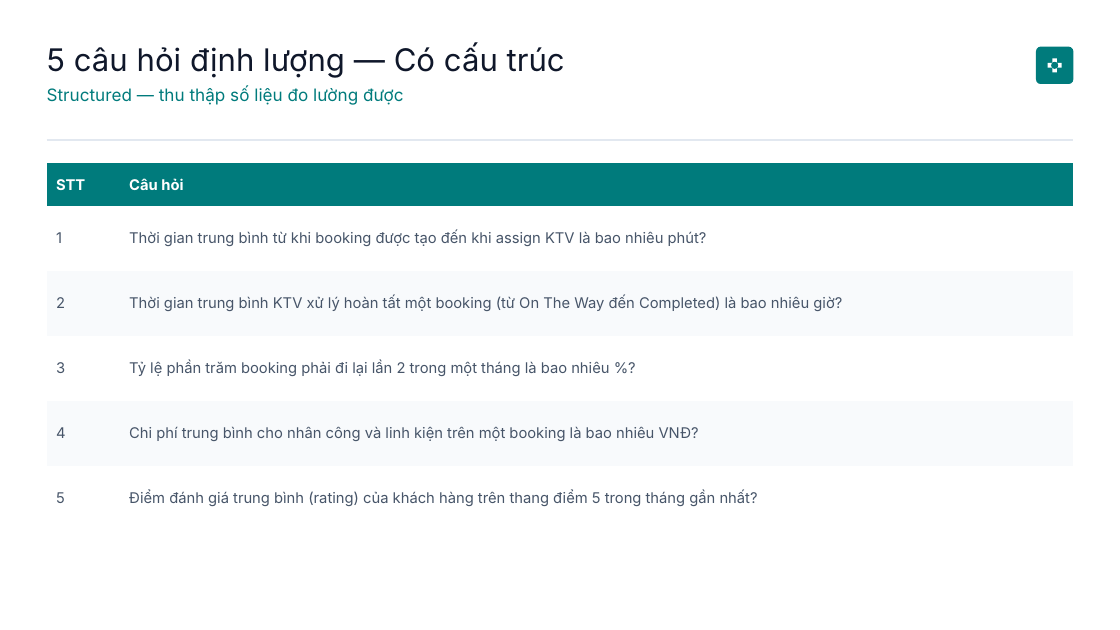
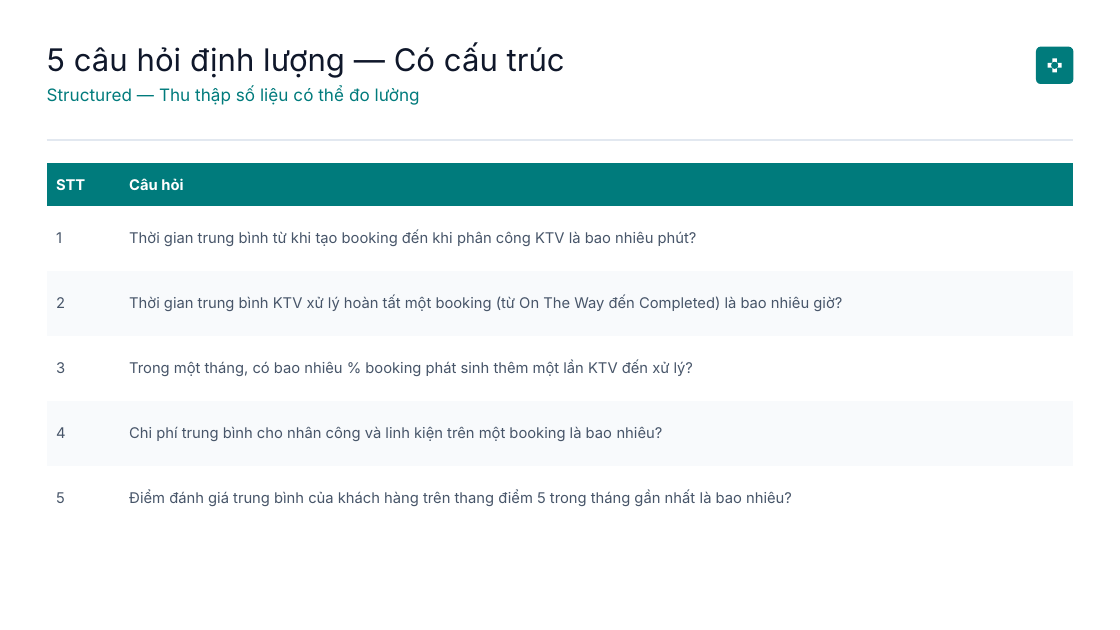
Before and after one commit to ichiroobean/He-thong-quan-ly-quy-trinh-nghiep-vu-nhom-96, a slide deck: slide 20 of Báo cáo Đặt lịch Sửa chữa_ Phân tích & Mô hình hóa Quy trình Nghiệp vụ (Nhóm 14).pptx. Drawn at 1120x630 pixels with LibreOffice and Linux fonts; fonts in the diff are those of the drawing. Boxes give left, top, right and bottom in pixels: in the first picture for what was removed or moved away, otherwise in the second. Text is boxed around its words. In the diff, an @@ line names an element or a change of style, - is before the commit and + after.

```diff
--- a/Báo cáo Đặt lịch Sửa chữa_ Phân tích & Mô hình hóa Quy trình Nghiệp vụ (Nhóm 14).pptx
+++ b/Báo cáo Đặt lịch Sửa chữa_ Phân tích & Mô hình hóa Quy trình Nghiệp vụ (Nhóm 14).pptx
@@ text at [47,87,420,105]: text changed @@
-Structured — thu thập số liệu đo lường được
+Structured — Thu thập số liệu có thể đo lường
@@ table at [47,164,1073,531] @@
-row 2, column 2: Thời gian trung bình từ khi booking được tạo đến khi assign KTV là bao nhiêu phút?
+row 2, column 2: Thời gian trung bình từ khi tạo booking đến khi phân công KTV là bao nhiêu phút?
-row 4, column 2: Tỷ lệ phần trăm booking phải đi lại lần 2 trong một tháng là bao nhiêu %?
+row 4, column 2: Trong một tháng, có bao nhiêu % booking phát sinh thêm một lần KTV đến xử lý?
-row 5, column 2: Chi phí trung bình cho nhân công và linh kiện trên một booking là bao nhiêu VNĐ?
+row 5, column 2: Chi phí trung bình cho nhân công và linh kiện trên một booking là bao nhiêu?
-row 6, column 2: Điểm đánh giá trung bình (rating) của khách hàng trên thang điểm 5 trong tháng gần nhất?
+row 6, column 2: Điểm đánh giá trung bình của khách hàng trên thang điểm 5 trong tháng gần nhất là bao nhiêu?
```
Also in this commit, not shown: 7 other slides changed.
